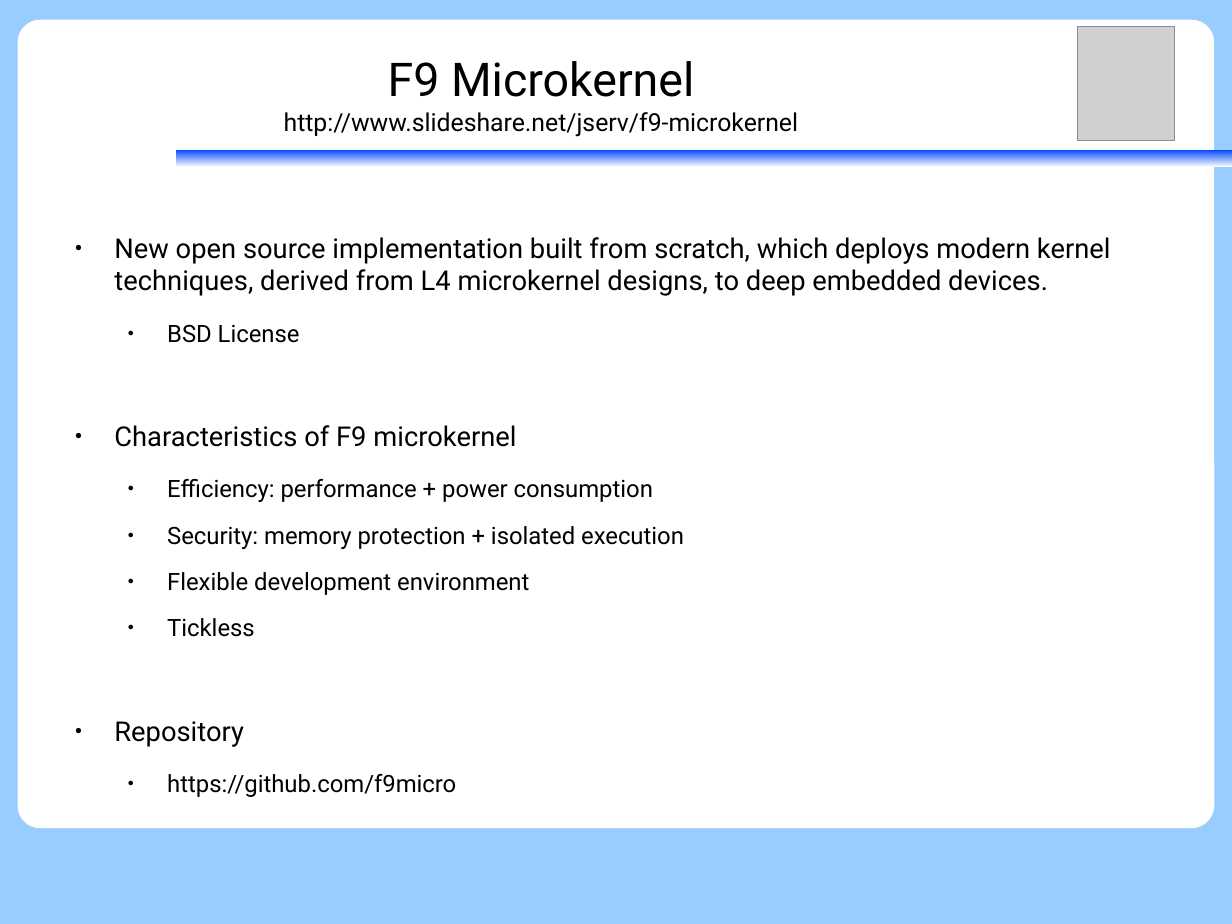
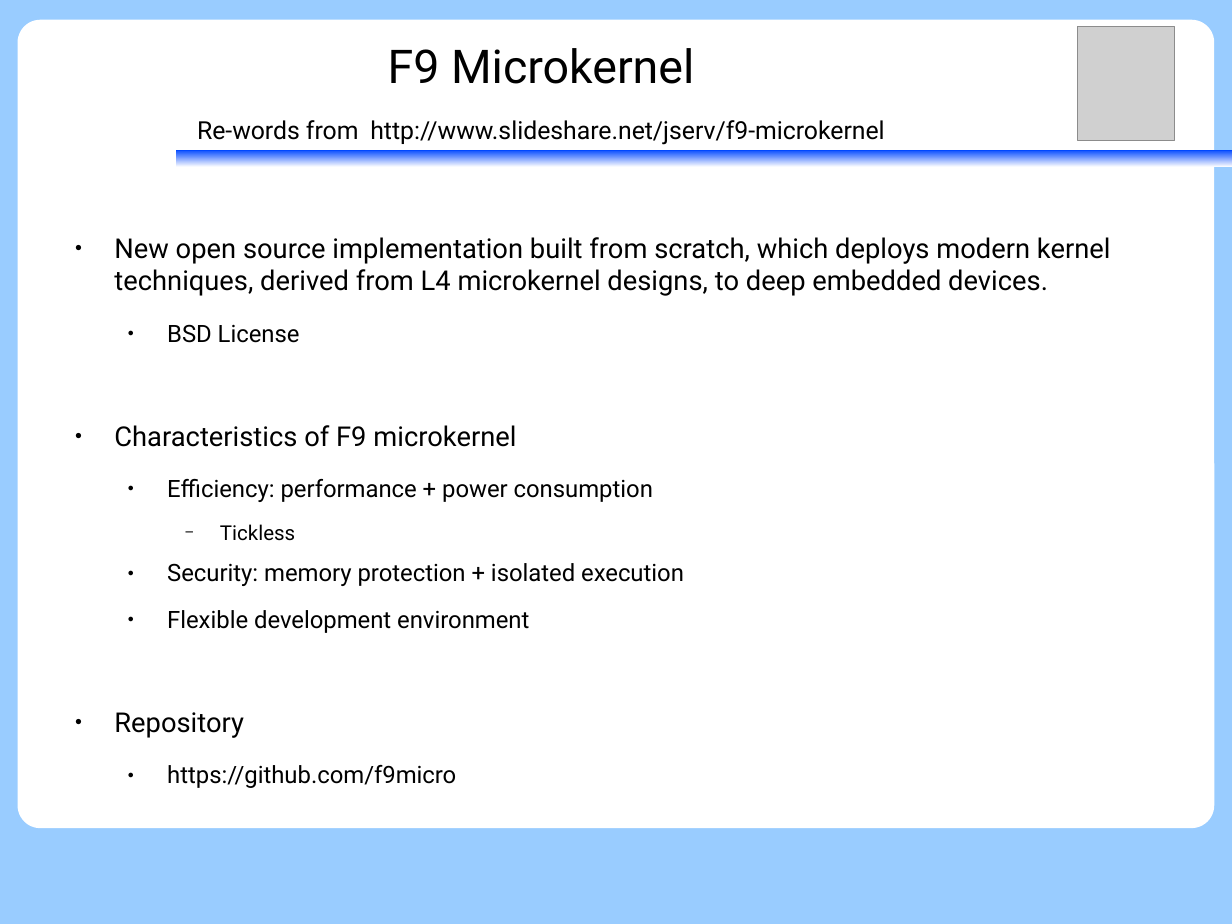
Before and after one commit to vh21/documents, a slide deck: slide 3 of ukernel/f9-microkernel-ktimer.odp. Drawn at 1232x924 pixels with LibreOffice and Linux fonts; fonts in the diff are those of the drawing; grey boxes stand for pictures. Boxes give left, top, right and bottom in pixels: in the first picture for what was removed or moved away, otherwise in the second. Text is boxed around its words. In the diff, an @@ line names an element or a change of style, - is before the commit and + after.

Commit message:
ukernel: f9kernel: refine words

```diff
--- a/ukernel/f9-microkernel-ktimer.odp
+++ b/ukernel/f9-microkernel-ktimer.odp
@@ title at (197,48,884,145): text changed @@
-F9 Microkernel
-http://www.slideshare.net/jserv/f9-microkernel
+F9 Microkernel
+Re-words from http://www.slideshare.net/jserv/f9-microkernel
@@ text at (220,524,295,541): paragraph added @@
+    − Tickless
@@ text at (167,618,255,637): paragraph removed @@
-  ● Tickless
```
Also in this commit, not shown: 14 other slides changed, 5 slides added.
